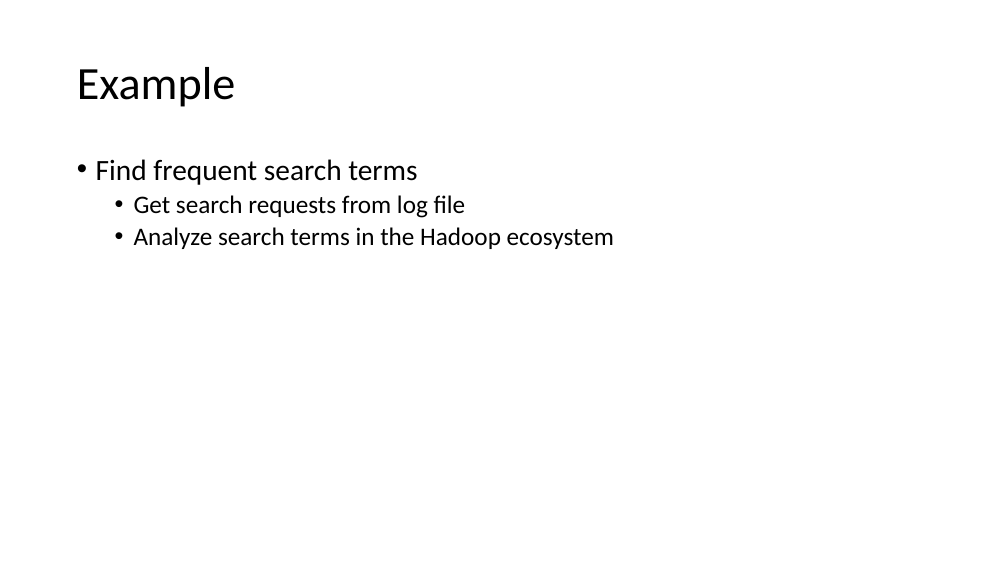
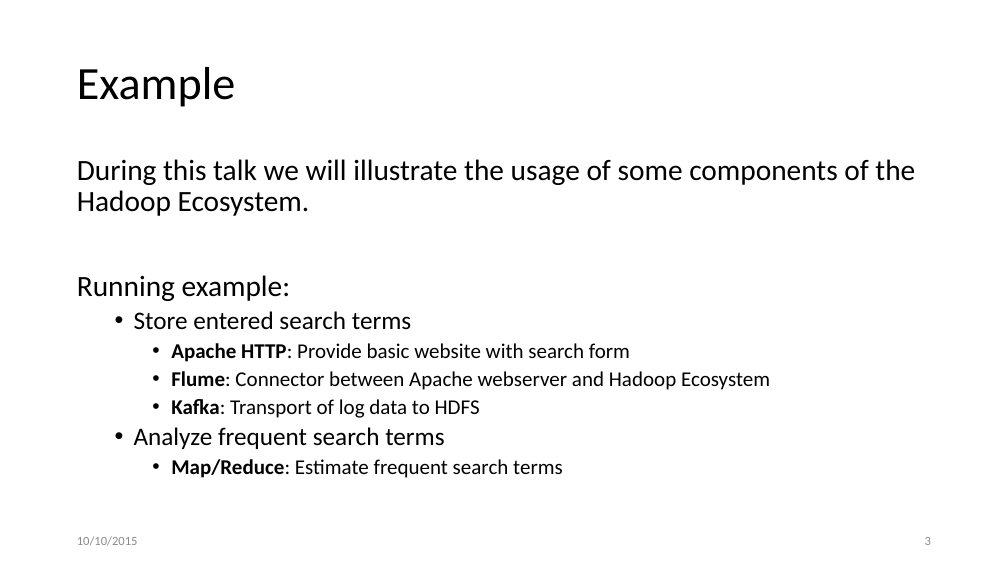
Before and after one commit to ckuka/SHDS, a slide deck: slide 3 of slides/ShanghaiDataScience_201509.pptx. Drawn at 1008x567 pixels with LibreOffice and Linux fonts; fonts in the diff are those of the drawing. Boxes give left, top, right and bottom in pixels: in the first picture for what was removed or moved away, otherwise in the second. Text is boxed around its words. In the diff, an @@ line names an element or a change of style, - is before the commit and + after.

```diff
--- a/slides/ShanghaiDataScience_201509.pptx
+++ b/slides/ShanghaiDataScience_201509.pptx
@@ text at box(77, 159, 915, 478): text changed; size 24 to 20 pt @@
-• Find frequent search terms
-  • Get search requests from log file
-  • Analyze search terms in the Hadoop ecosystem
+During this talk we will illustrate the usage of some components of the Hadoop Ecosystem.
+Running example:
+  • Store entered search terms
+    • Apache HTTP: Provide basic website with search form
+    • Flume: Connector between Apache webserver and Hadoop Ecosystem
+    • Kafka: Transport of log data to HDFS
+  • Analyze frequent search terms
+    • Map/Reduce: Estimate frequent search terms
@@ text added at box(77, 536, 138, 546), 12 pt, text #8C8C8C @@
+10/10/2015
@@ page number added at box(925, 537, 931, 545), 12 pt, text #8C8C8C @@
+3
```
Also in this commit, not shown: 9 other slides changed, 7 slides added, 2 slides removed.
